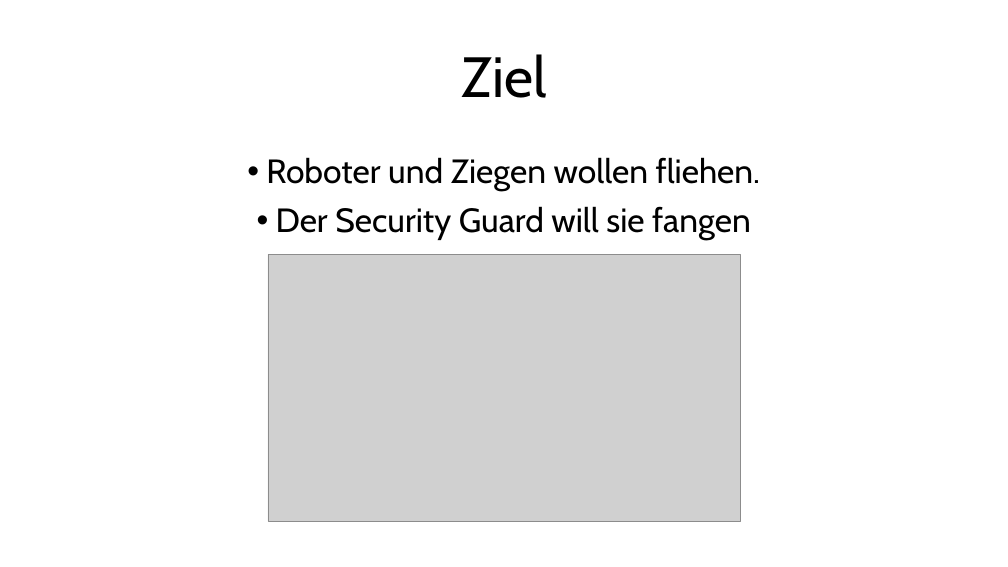
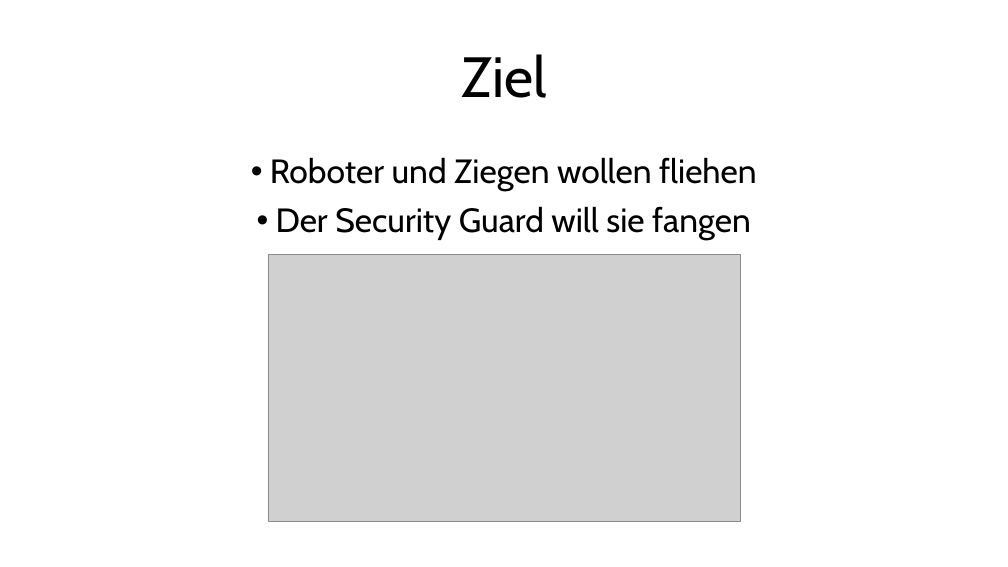
Before and after one commit to verifizieren/iGOAT, a slide deck: slide 4 of Presentation/Gruppe10(Präsentation1).pptx. Drawn at 1008x567 pixels with LibreOffice and Linux fonts; fonts in the diff are those of the drawing; grey boxes stand for pictures; background and template pictures are left out. Boxes give left, top, right and bottom in pixels: in the first picture for what was removed or moved away, otherwise in the second. Text is boxed around its words. In the diff, an @@ line names an element or a change of style, - is before the commit and + after.

```diff
--- a/Presentation/Gruppe10(Präsentation1).pptx
+++ b/Presentation/Gruppe10(Präsentation1).pptx
@@ text at box(270, 157, 757, 191): text changed @@
-• Roboter und Ziegen wollen fliehen.
+• Roboter und Ziegen wollen fliehen
```
Also in this commit, not shown: 5 other slides changed, 1 slide added, 1 other file.
